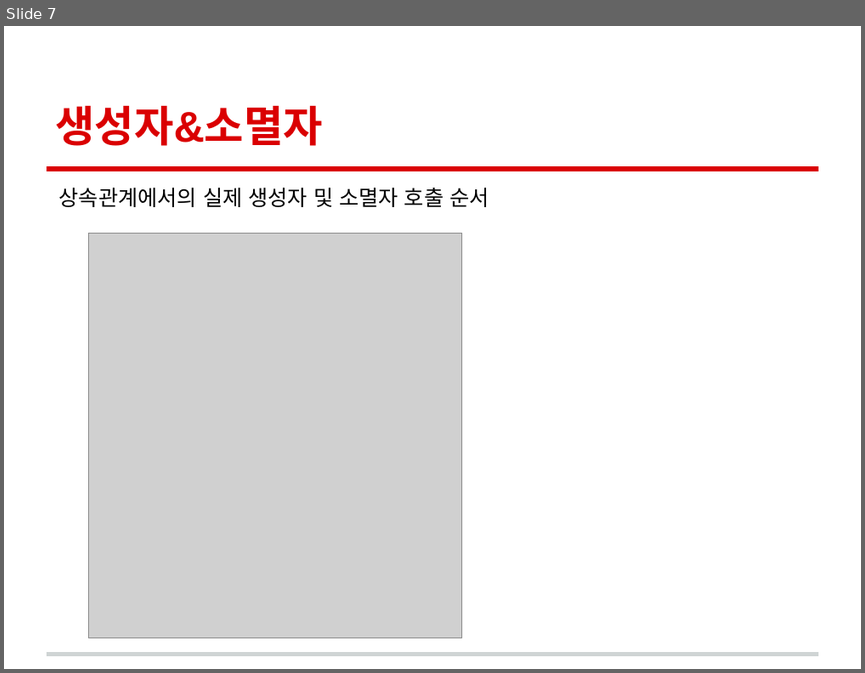
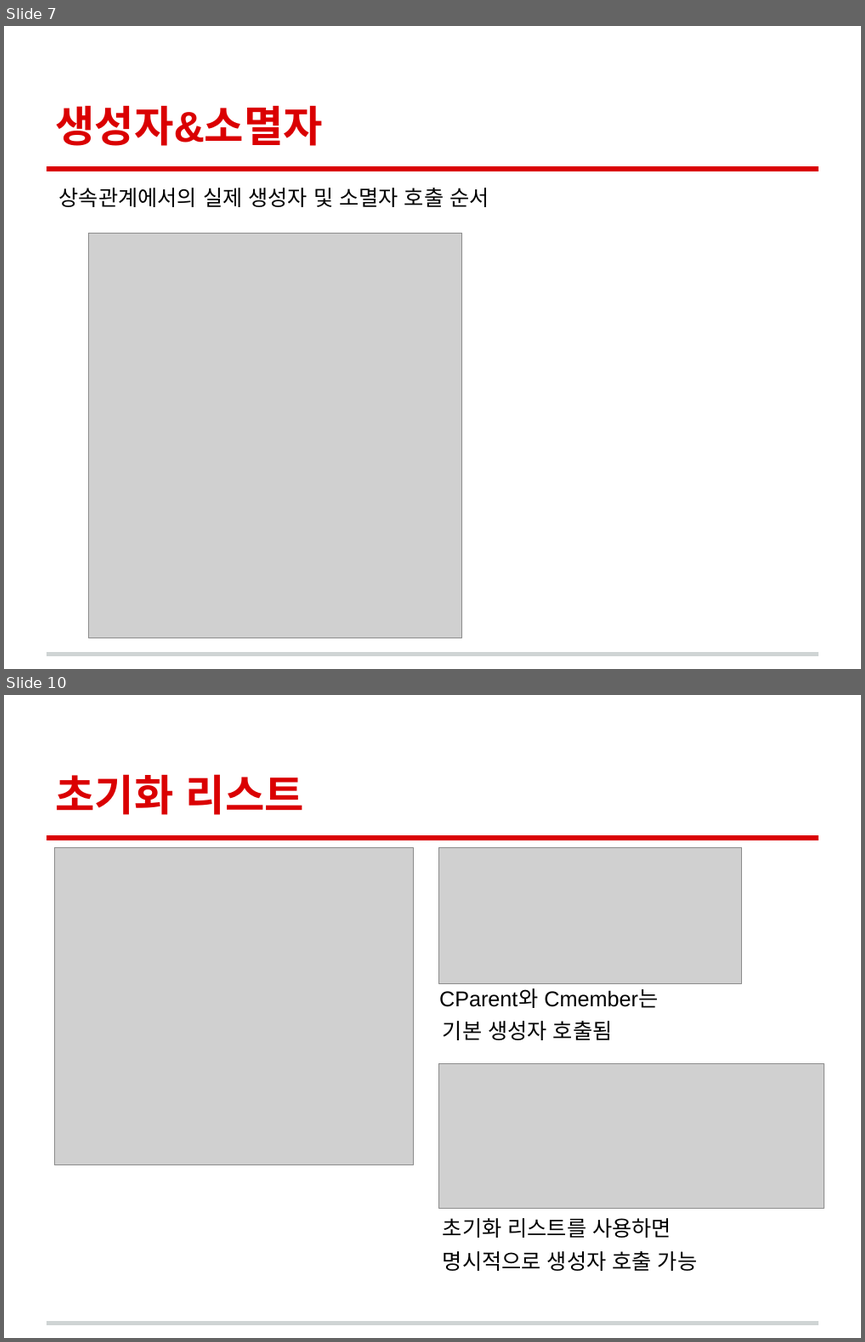
Before and after one commit to woong20123/Study, a slide deck: C++Study/06.Class/챕터6.클래스.pptx. Shown one above the other, each under a label of ours: slide 7 before the commit, slides 7 and 10 after it; the slides between them are not shown. The pictures are 865x673 and 865x1342 pixels, drawn with LibreOffice and Linux fonts; fonts in the diff are those of the drawing; grey boxes stand for pictures. Boxes give left, top, right and bottom in pixels: in the first picture for what was removed or moved away, otherwise in the second. Text is boxed around its words. In the diff, an @@ line names an element or a change of style, - is before the commit and + after.

```diff
--- a/C++Study/06.Class/챕터6.클래스.pptx
+++ b/C++Study/06.Class/챕터6.클래스.pptx
@@ slide 10 added at box(4, 695, 861, 1338), background #FFFFFF; not listed: 2 template elements that a slide beside it also shows @@
@@ title added at box(55, 774, 304, 815), 36 pt, text #DA0002, bold @@
+초기화 리스트
@@ picture added at box(54, 847, 414, 1164) @@
@@ picture added at box(439, 847, 742, 983) @@
@@ text added at box(439, 988, 697, 1270), 18 pt, text #000000 @@
+CParent와 Cmember는
+기본 생성자 호출됨
+초기화 리스트를 사용하면
+명시적으로 생성자 호출 가능
@@ picture added at box(439, 1063, 824, 1208) @@
```
Also in this commit, not shown: 2 slides changed, 9 other slides added, 2 other files.
